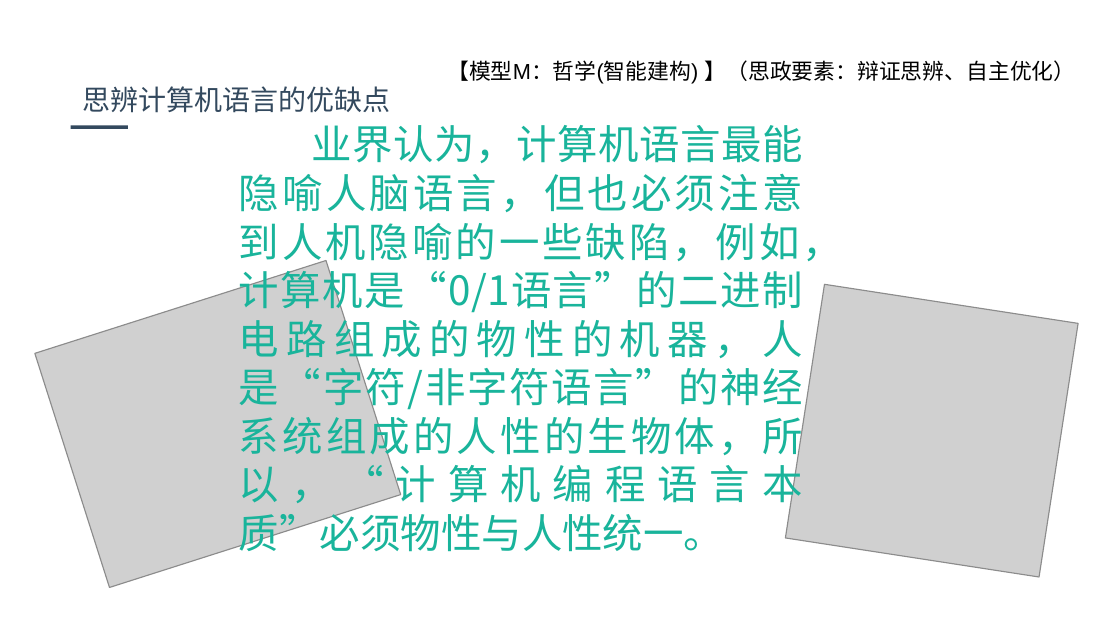
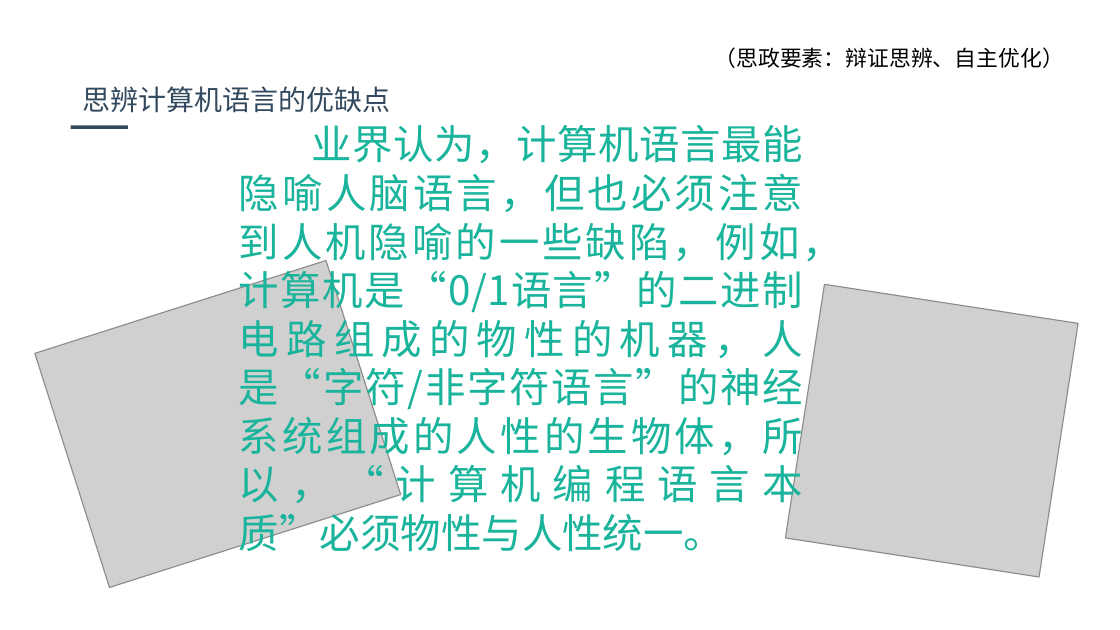
Before and after one commit to jbhuang99/WebEdu_LocalVersion_YuQin_DotNetCore2.1, a slide deck: slide 12 of wwwroot/1-FourPlatformLevelsofUniversalProgrammingLanguage.pptx. Drawn at 1120x630 pixels with LibreOffice and Linux fonts; fonts in the diff are those of the drawing; grey boxes stand for pictures; background and template pictures are left out. Boxes give left, top, right and bottom in pixels: in the first picture for what was removed or moved away, otherwise in the second. Text is boxed around its words. In the diff, an @@ line names an element or a change of style, - is before the commit and + after.

```diff
--- a/wwwroot/1-FourPlatformLevelsofUniversalProgrammingLanguage.pptx
+++ b/wwwroot/1-FourPlatformLevelsofUniversalProgrammingLanguage.pptx
@@ text at (715, 47, 1064, 68): text changed @@
-【模型M：哲学(智能建构) 】（思政要素：辩证思辨、自主优化）
+（思政要素：辩证思辨、自主优化）
```
Also in this commit, not shown: 6 other slides changed.
